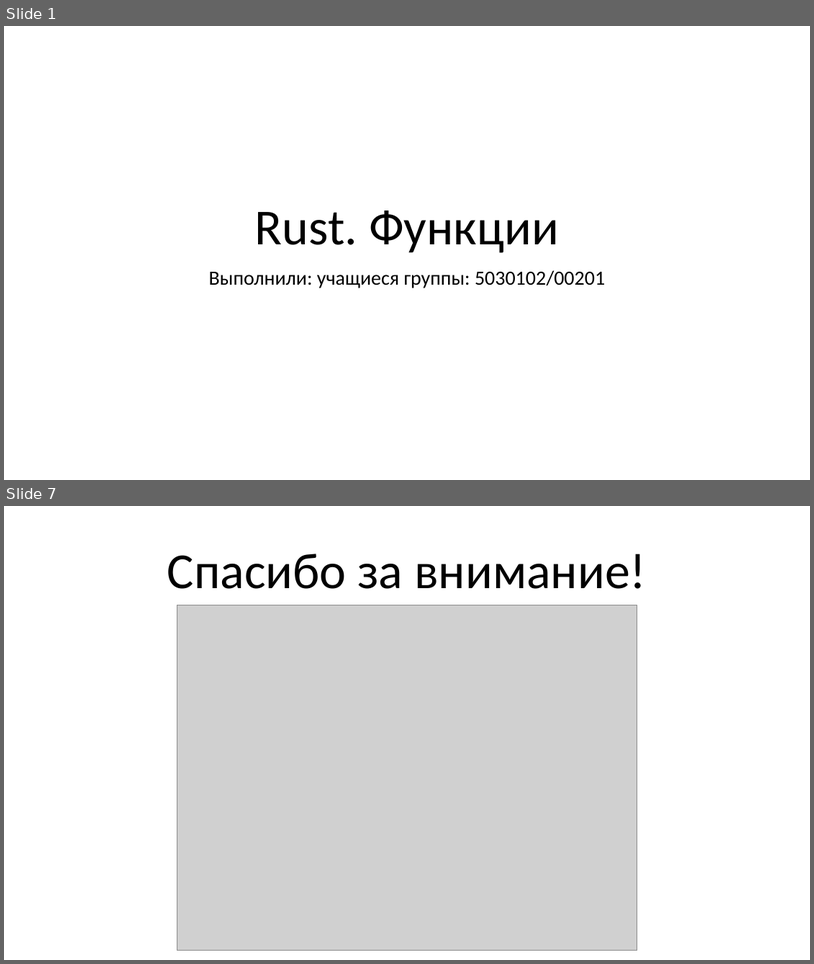
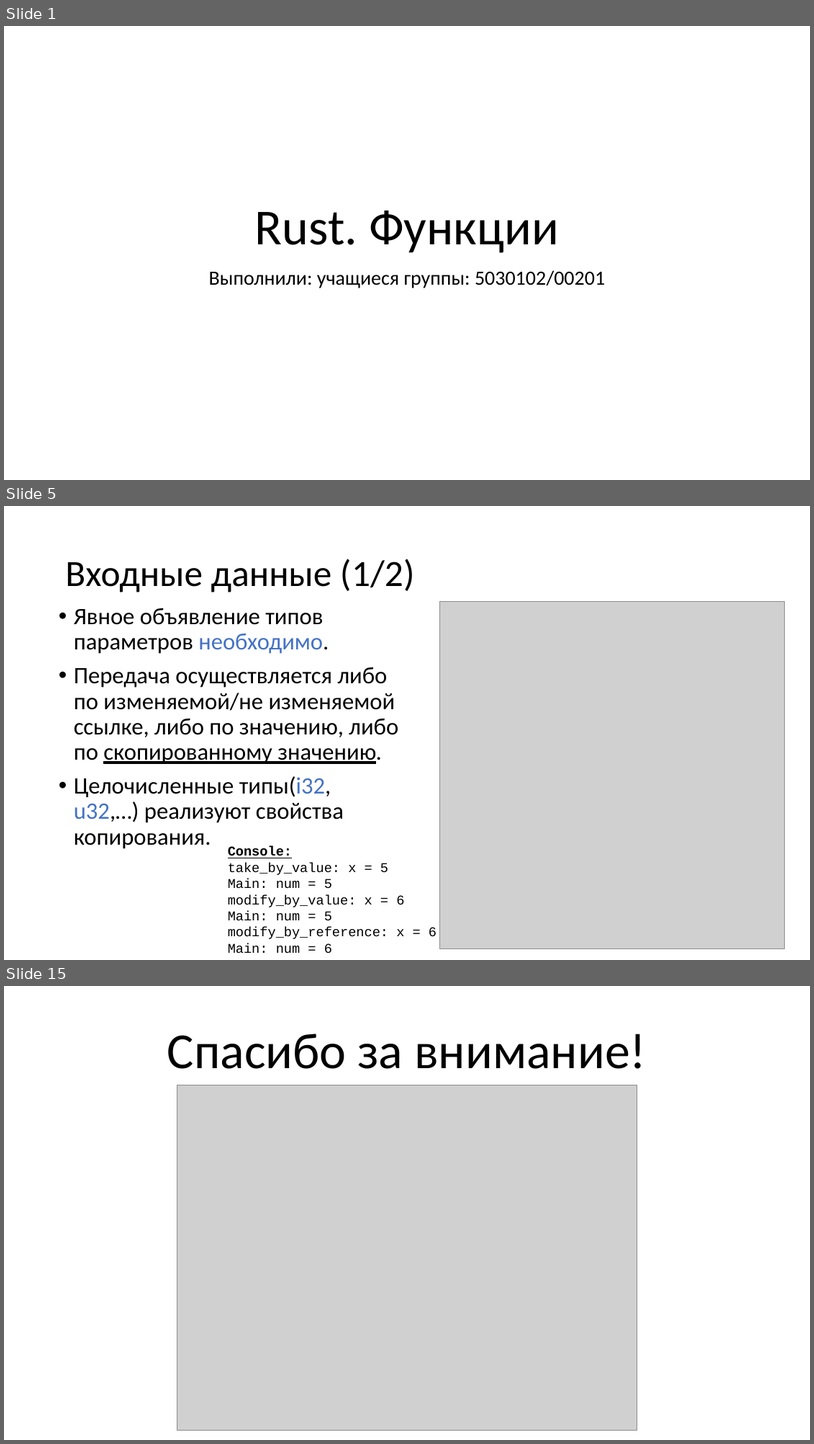
Before and after one commit to Katalien/New-programming-languages, a slide deck: reports/functions/functions.pptx. Shown one above the other, each under a label of ours: slides 1 and 7 before the commit, slides 1, 5 and 15 after it; the slides between them are not shown. The pictures are 814x964 and 814x1444 pixels, drawn with LibreOffice and Linux fonts; fonts in the diff are those of the drawing; grey boxes stand for pictures. Boxes give left, top, right and bottom in pixels: in the first picture for what was removed or moved away, otherwise in the second. Text is boxed around its words. In the diff, an @@ line names an element or a change of style, - is before the commit and + after.

```diff
--- a/reports/functions/functions.pptx
+++ b/reports/functions/functions.pptx
@@ slide 5 added at [4, 506, 810, 960], background #FFFFFF @@
@@ title added at [65, 559, 415, 592], 44 pt, text #000000 @@
+Входные данные (1/2)
@@ text added at [74, 608, 399, 849], 28 pt, text #000000 @@
+• Явное объявление типов параметров необходимо.
+• Передача осуществляется либо по изменяемой/не изменяемой ссылке, либо по значению, либо по скопированному значению.
+• Целочисленные типы(i32, u32,…) реализуют свойства копирования.
@@ picture added at [440, 601, 785, 948] @@
@@ text added at [228, 846, 437, 953], 16 pt, text #000000 @@
+Console:
+take_by_value: x = 5
+Main: num = 5
+modify_by_value: x = 6
+Main: num = 5
+modify_by_reference: x = 6
+Main: num = 6
@@ what was slide 7 is now slide 15 @@
```
Also in this commit, not shown: 2 slides changed, 10 other slides added, 3 slides removed, 2 other files.
